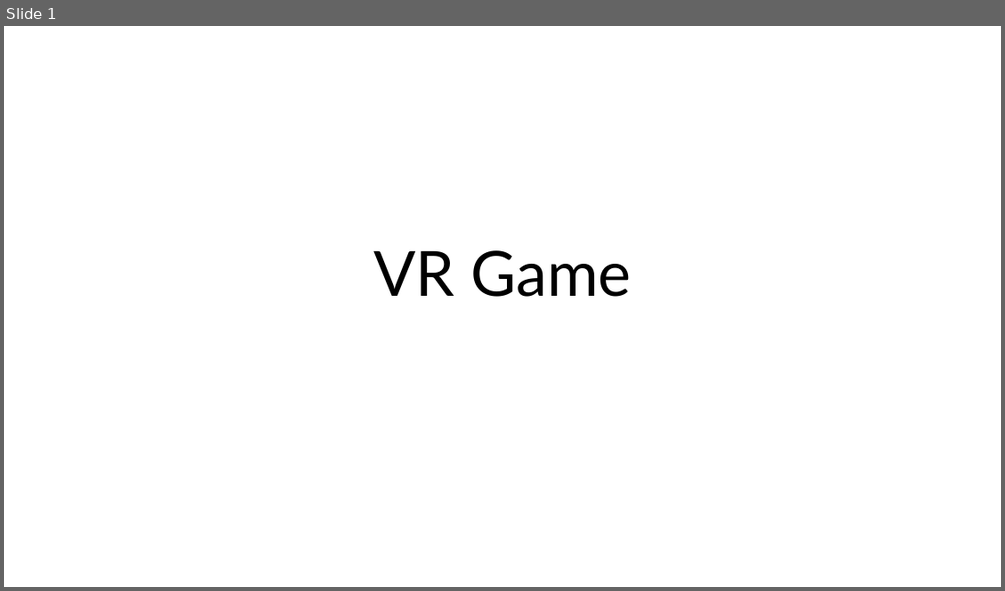
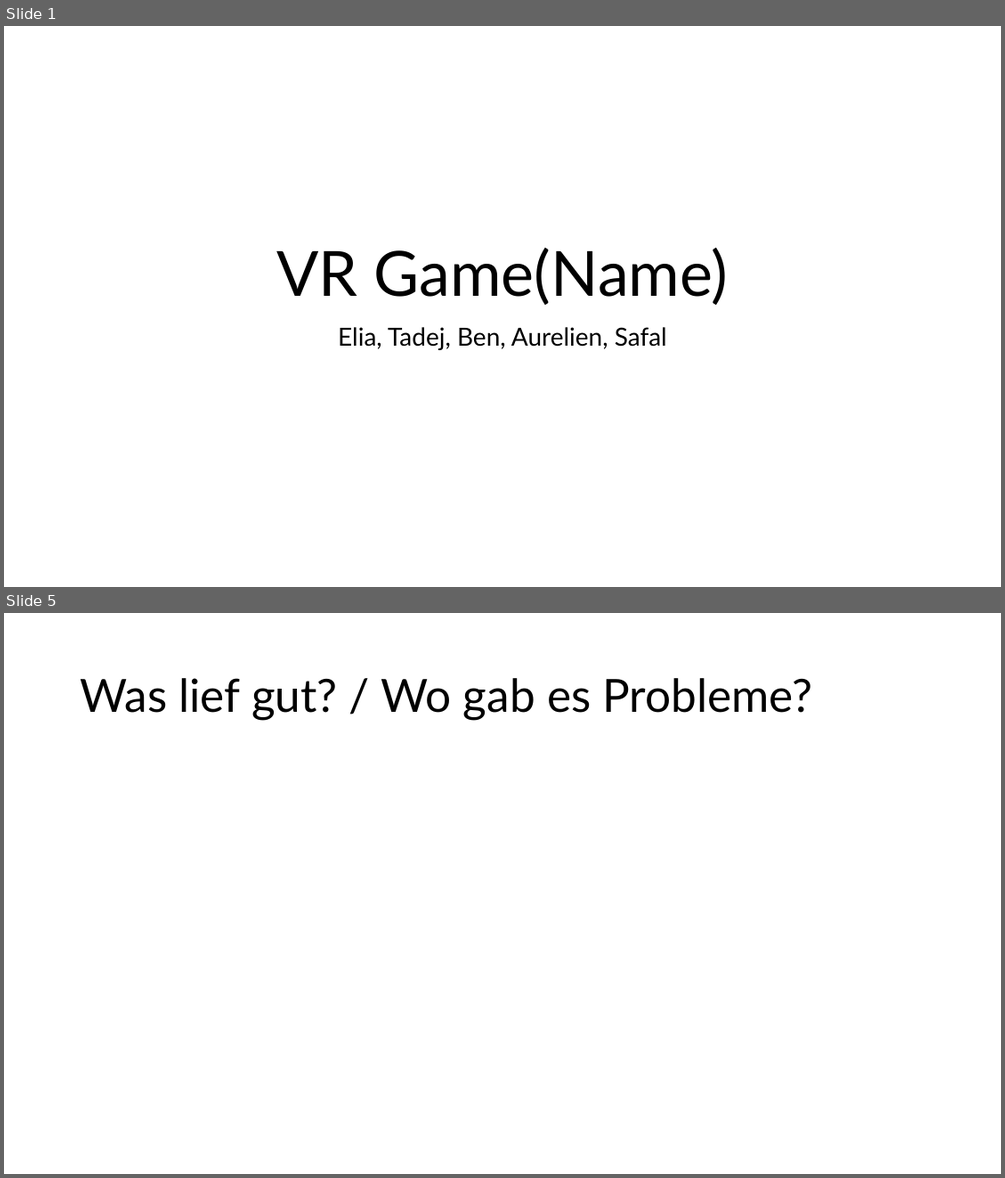
Before and after one commit to Soguel-Aurelien/UnrealEngineProjekt, a slide deck: Presentation/Unrealengine pp.pptx. Shown one above the other, each under a label of ours: slide 1 before the commit, slides 1 and 5 after it; the slides between them are not shown. The pictures are 1005x591 and 1005x1178 pixels, drawn with LibreOffice and Linux fonts; fonts in the diff are those of the drawing. Boxes give left, top, right and bottom in pixels: in the first picture for what was removed or moved away, otherwise in the second. Text is boxed around its words. In the diff, an @@ line names an element or a change of style, - is before the commit and + after.

```diff
--- a/Presentation/Unrealengine pp.pptx
+++ b/Presentation/Unrealengine pp.pptx
@@ slide 5 added at [4,613,1001,1174], background #FFFFFF @@
@@ title added at [80,678,813,720], 44 pt, text #000000 @@
+Was lief gut? / Wo gab es Probleme?
@@ slide 1 changed as well @@
@@ title at [277,248,728,305]: text changed @@
-VR Game
+VR Game(Name)
@@ subtitle added at [338,327,667,350], 24 pt, text #000000 @@
+Elia, Tadej, Ben, Aurelien, Safal
```
Also in this commit, not shown: 8 other slides added.
